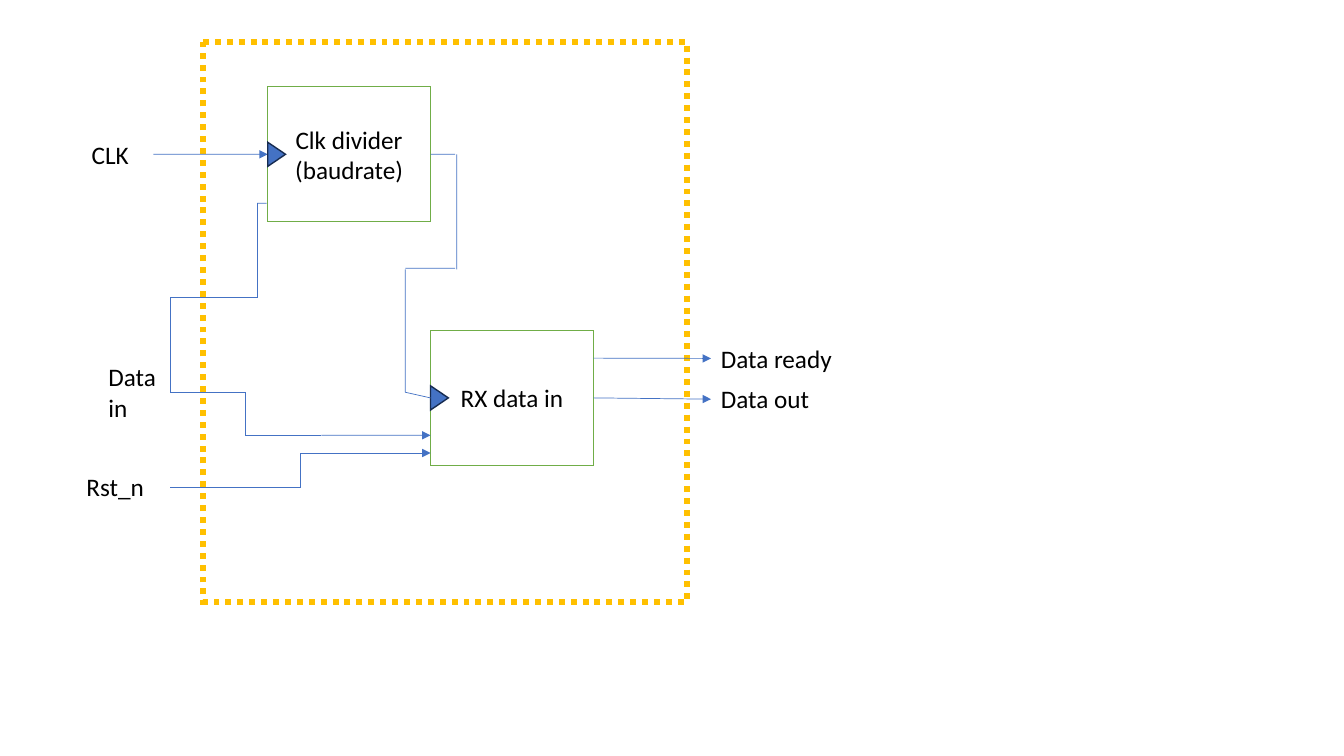
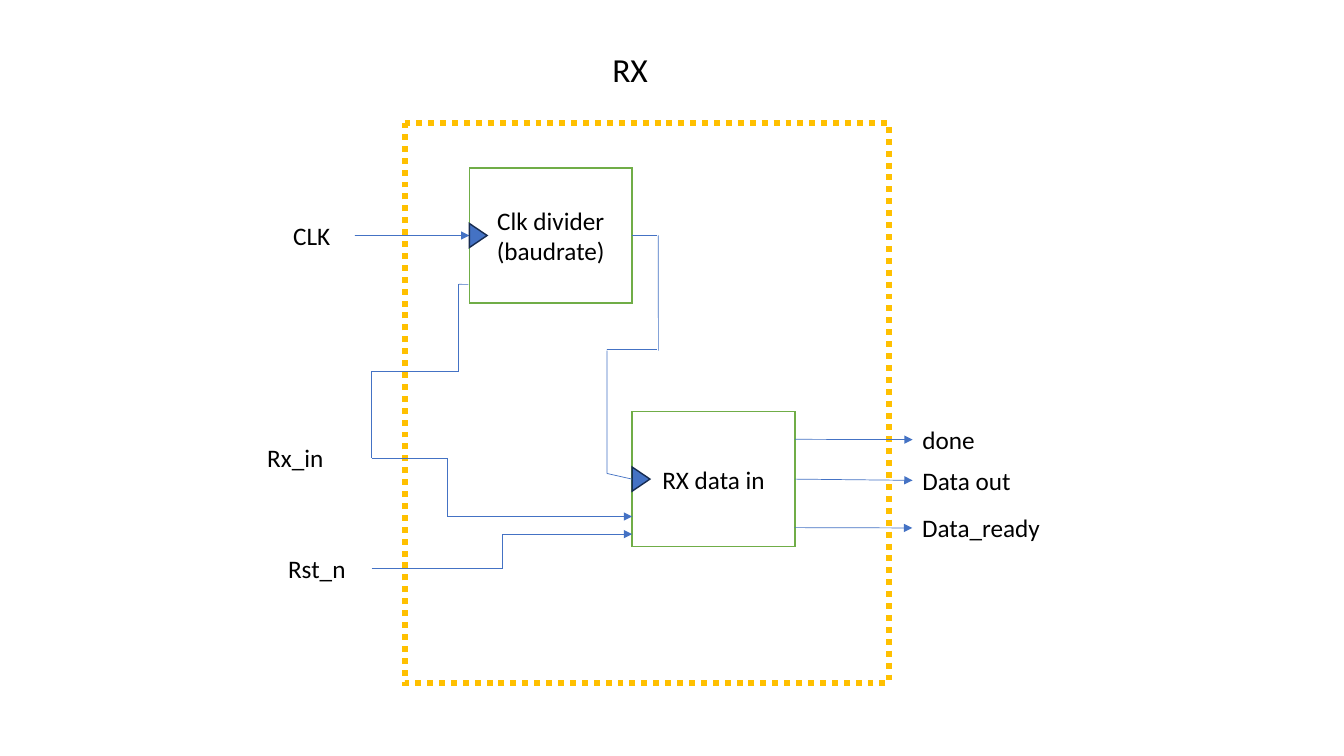
Before and after one commit to ge0053/Project_IELET2113_ProgramerbareKretser_H2023, a slide deck: slide 1 of Presentasjon1.odp. Drawn at 1344x756 pixels with LibreOffice and Linux fonts; fonts in the diff are those of the drawing. Boxes give left, top, right and bottom in pixels: in the first picture for what was removed or moved away, otherwise in the second. Text is boxed around its words. In the diff, an @@ line names an element or a change of style, - is before the commit and + after.

```diff
--- a/Presentasjon1.odp
+++ b/Presentasjon1.odp
@@ text added at (x1=612, y1=60, x2=648, y2=82), 24 pt, text #000000 @@
+RX
@@ line moved from (456, 268) - (405, 268) to (355, 236) - (470, 236) @@
@@ line (355, 236) - (470, 236): line to arrow @@
@@ freeform shape moved from (x1=431, y1=386, x2=449, y2=410) to (x1=469, y1=224, x2=487, y2=248) @@
@@ elbow line moved from (170, 392) - (257, 204) to (372, 459) - (459, 284) @@
@@ arrow moved from (594, 358) - (711, 359) to (657, 350) - (607, 350) @@
@@ arrow (657, 350) - (607, 350): arrow to line @@
@@ text removed at (x1=108, y1=369, x2=156, y2=417) @@
-Data in
@@ elbow line removed from (170, 392) to (322, 436) @@
@@ text added at (x1=267, y1=449, x2=323, y2=471), 18 pt, text #000000 @@
+Rx_in
@@ arrow moved from (594, 398) - (711, 399) to (796, 440) - (912, 440) @@
@@ text added at (x1=922, y1=431, x2=974, y2=449), 18 pt, text #000000 @@
+done
@@ elbow arrow moved from (170, 487) - (431, 453) to (372, 459) - (523, 516) @@
@@ elbow arrow (372, 459) - (523, 516): elbow arrow to elbow line @@
@@ 5 lines, 3 texts, 3 freeform shapes, 1 arrow moved together from (x1=86, y1=42, x2=809, y2=602) to (x1=288, y1=123, x2=1011, y2=683) @@
@@ freeform shape moved from (x1=267, y1=142, x2=285, y2=166) to (x1=632, y1=467, x2=650, y2=491) @@
@@ arrow moved from (153, 154) - (268, 154) to (796, 479) - (912, 481) @@
@@ elbow arrow added from (372, 569) to (632, 534), #4472C4 0.51 pt @@
@@ arrow added from (795, 527) to (912, 528), #4472C4 0.51 pt @@
@@ text at (x1=922, y1=519, x2=1040, y2=541): text changed @@
-Data ready
+Data_ready
```
Also in this commit, not shown: 3 slides added, 2 other files.
